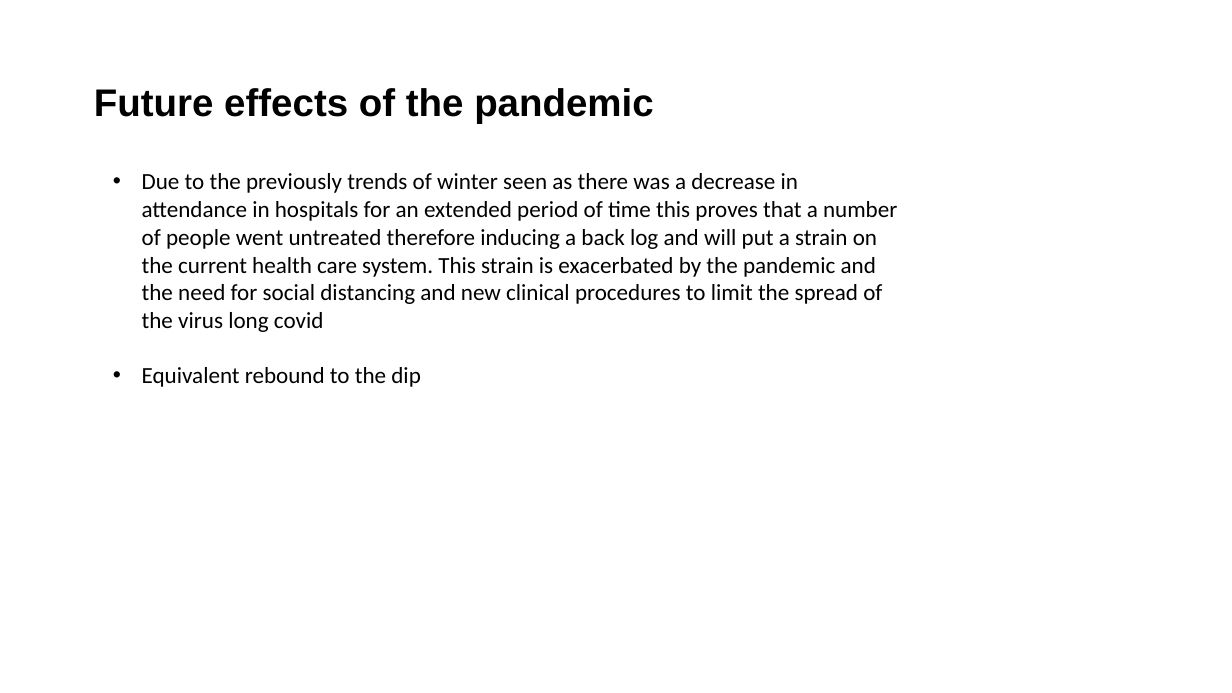
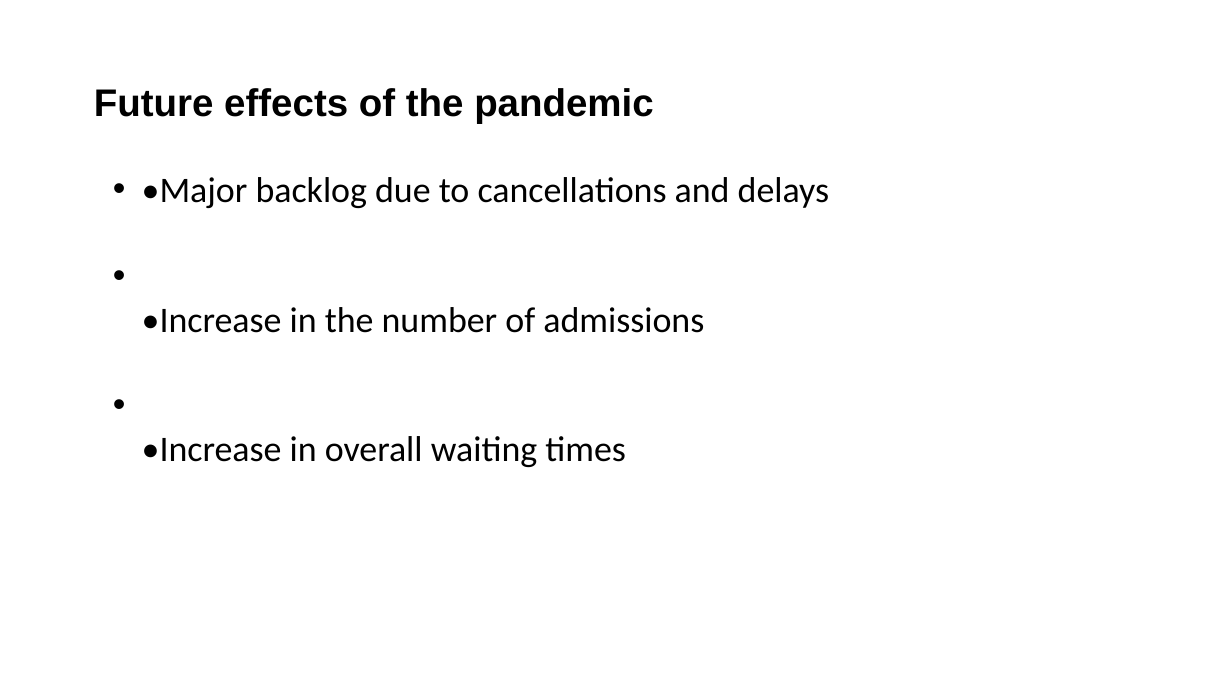
Before and after one commit to TomW49/phs_rshiny_dashboard_project, a slide deck: slide 9 of phs_presentation.pptx. Drawn at 1232x693 pixels with LibreOffice and Linux fonts; fonts in the diff are those of the drawing; background and template pictures are left out. Boxes give left, top, right and bottom in pixels: in the first picture for what was removed or moved away, otherwise in the second. Text is boxed around its words. In the diff, an @@ line names an element or a change of style, - is before the commit and + after.

```diff
--- a/phs_presentation.pptx
+++ b/phs_presentation.pptx
@@ text at <box>142,177,829,467</box>: text changed; size 18 to 28 pt @@
-• Due to the previously trends of winter seen as there was a decrease in attendance in hospitals for an extended period of time this proves that a number of people went untreated therefore inducing a back log and will put a strain on the current health care system. This strain is exacerbated by the pandemic and the need for social distancing and new clinical procedures to limit the spread of the virus long covid
-• Equivalent rebound to the dip
+• •Major backlog due to cancellations and delays
+• •Increase in the number of admissions
+• •Increase in overall waiting times
```
Also in this commit, not shown: 2 other slides changed.
